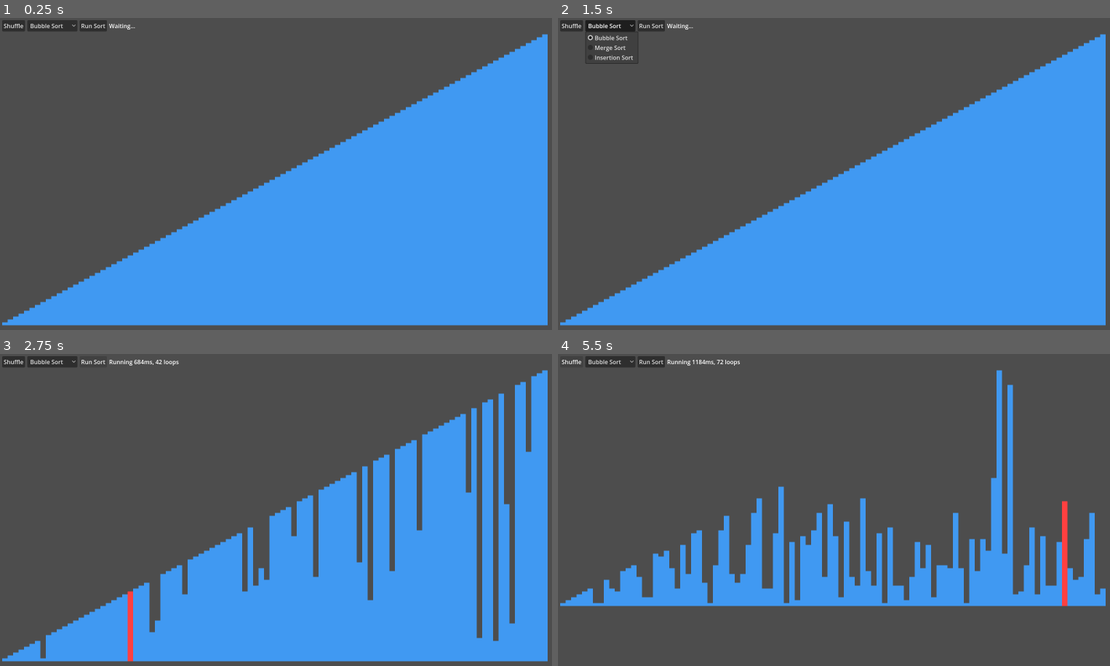
Above: before the commit, frames 1-4 (two rows, left to right).
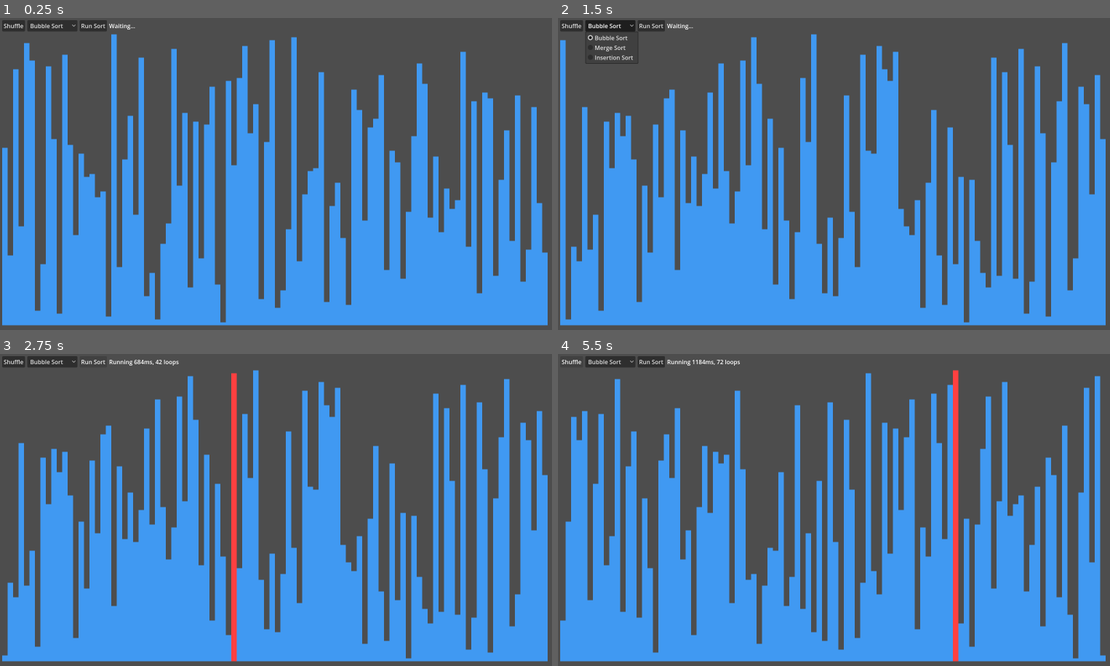
Above: after the commit, the same moments.

Repository: jiro4989/sort_visualizer
Game: Godot game, scene res://src/main.tscn
Same seed, same stepped clock (60 frames per second), same inputs: the game is played once before the commit and once after it.
Inputs:
- Up to frame 1 (0.25 s): no input
- Up to frame 2 (1.5 s): click "Shuffle" at 0.5 s; click "Bubble Sort" at 1.25 s
- Up to frame 3 (2.75 s): click "Run Sort" at 2 s
- Up to frame 4 (5.5 s): click "Shuffle" at 2.75 s; click "Bubble Sort" at 3.5 s; click "Run Sort" at 4.25 s; click "Shuffle" at 5 s

The runs differ from the first frame. In frame 1, 33% of the frame differs, in the area x 0-100%, y 5-98%; in frame 2, 33%; in frame 3, 34%; in frame 4, 45%, in the area x 0-100%, y 5-99%.

Commit message:
fix: sort バグを修正

Diff:
--- a/src/main.gd
+++ b/src/main.gd
@@ -21,11 +21,23 @@
 		var sort_bar: SortBar = SortBar.new(i+1, BAR_WIDTH, BAR_HEIGHT)
 		sort_values.append(sort_bar)
 		sort_visualization_area.add_child(sort_bar.column)
-
-	sort_values.shuffle()
+	shuffle_sort_values()
 
 func _on_shuffle_button_pressed() -> void:
-	sort_values.shuffle()
+	shuffle_sort_values()
+
+## Panel の参照自体はそのままで、sort_value の値のみシャッフルする。
+##
+## sort_values は Panel を内包するため、sort_values 自体をシャッフルすると
+## value とともに Panel の参照も移動してしまうため、結果的に
+## UI 上では変化していないように見えてしまうため、sort_value の値のみシャッフルする。
+func shuffle_sort_values() -> void:
+	var values: Array[int] = []
+	for i in range(sort_values.size()):
+		values.append(sort_values[i].get_value())
+	values.shuffle()
+	for i in range(sort_values.size()):
+		sort_values[i].set_value(values[i])
 	redraw_visualization_area()
 
 func _on_run_sort_button_pressed() -> void:
@@ -62,8 +74,9 @@
 			highlight_panel(j+1) # j+1 の位置の Panel だけ背景色を赤にする
 
 			if sort_values[j].get_value() > sort_values[j + 1].get_value():
+				var temp: int = sort_values[j].get_value()
 				sort_values[j].set_value(sort_values[j + 1].get_value())
-				sort_values[j + 1].set_value(sort_values[j].get_value())
+				sort_values[j + 1].set_value(temp)
 				redraw_visualization_area()
 
 			status_label.text = create_status_text("Running", start_time, loop_count)
